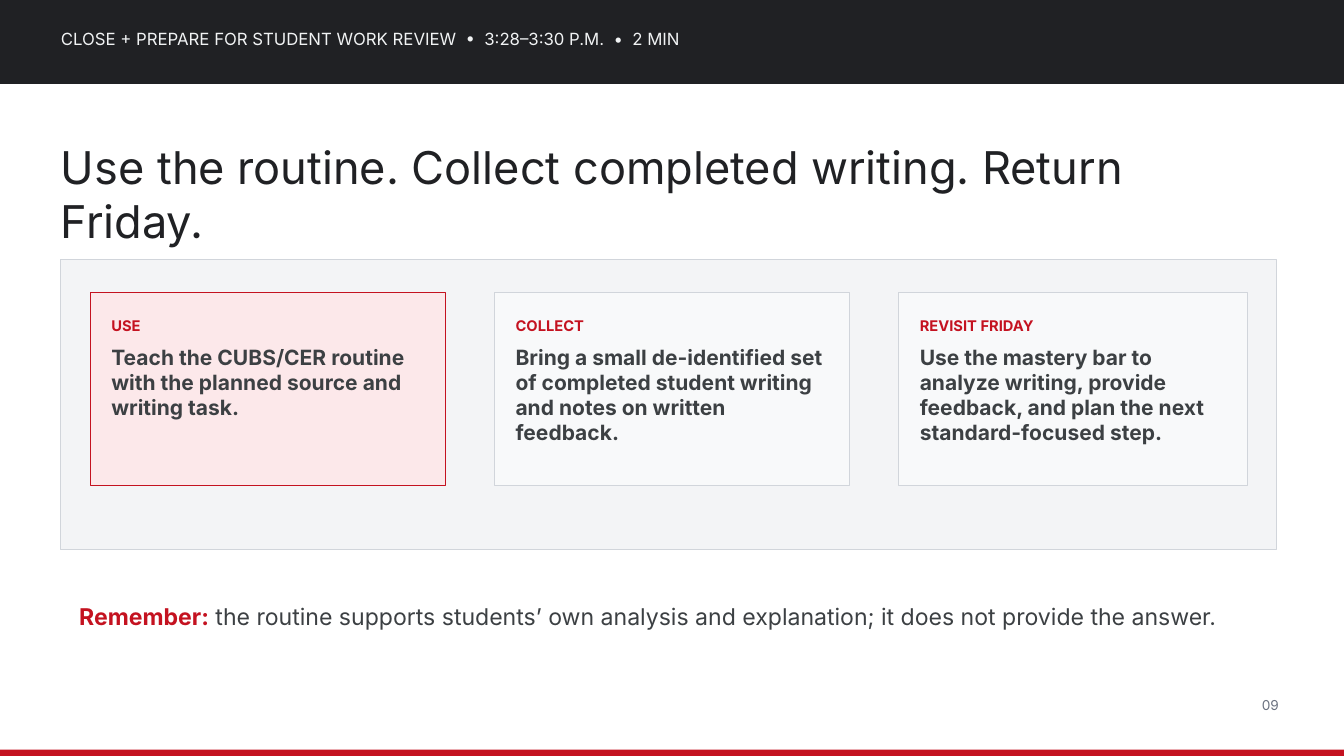
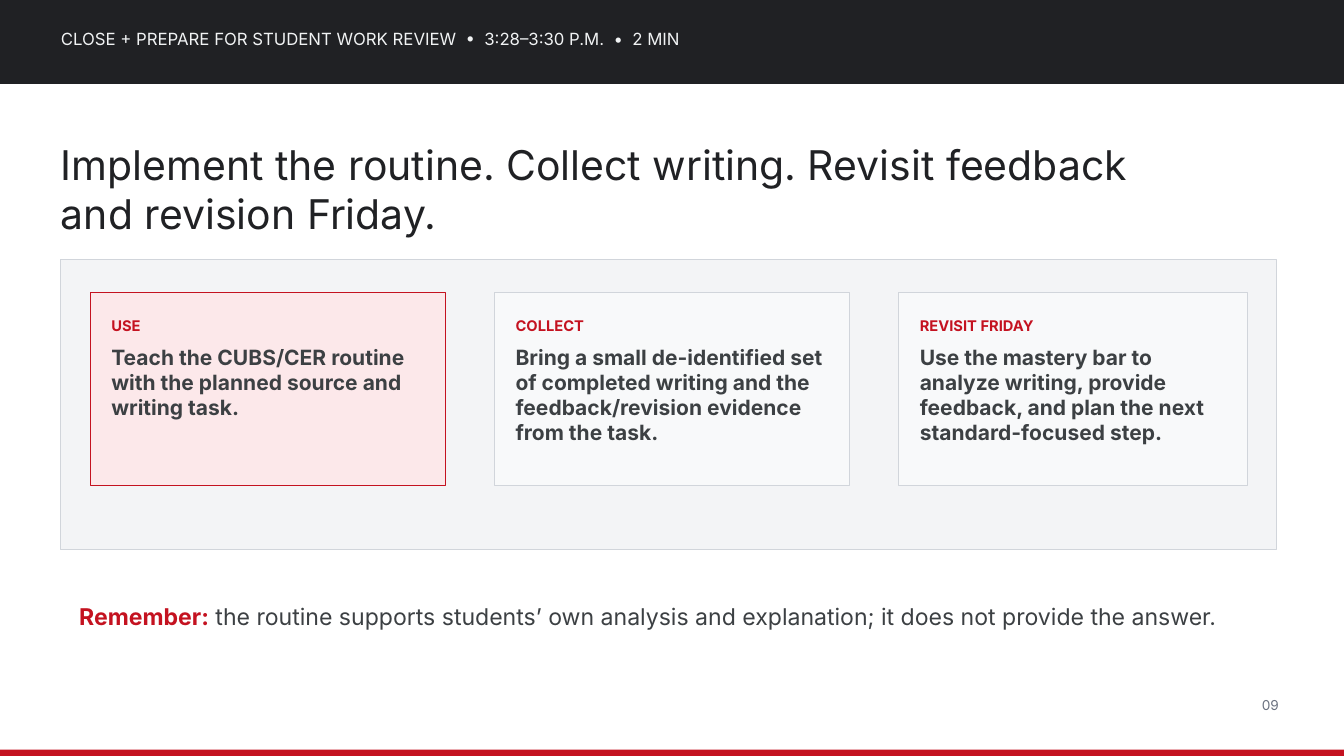
Before and after one commit to nbhs-science/nbhs-science, a slide deck: slide 9 of assets/plc/2026-10-28_Science_Department_PD_Strengthening_Science_Literacy.pptx. Drawn at 1344x756 pixels with LibreOffice and Linux fonts; fonts in the diff are those of the drawing. Boxes give left, top, right and bottom in pixels: in the first picture for what was removed or moved away, otherwise in the second. Text is boxed around its words. In the diff, an @@ line names an element or a change of style, - is before the commit and + after.

Commit message:
Update Oct. 28 PD title and materials
Uses the official title “Strengthening Science Literacy: Calibrating Writing Benchmarks, Feedback, and Revision,” with CUBS + CER as the strategy focus.

```diff
--- a/assets/plc/2026-10-28_Science_Department_PD_Strengthening_Science_Literacy.pptx
+++ b/assets/plc/2026-10-28_Science_Department_PD_Strengthening_Science_Literacy.pptx
@@ text at box(61, 149, 1127, 238): text changed; size 43 to 39 pt @@
-Use the routine. Collect completed writing. Return Friday.
+Implement the routine. Collect writing. Revisit feedback and revision Friday.
@@ text at box(516, 349, 822, 440): text changed @@
-Bring a small de-identified set of completed student writing and notes on written feedback.
+Bring a small de-identified set of completed writing and the feedback/revision evidence from the task.
```
Also in this commit, not shown: 5 other slides changed, 1 other file.
